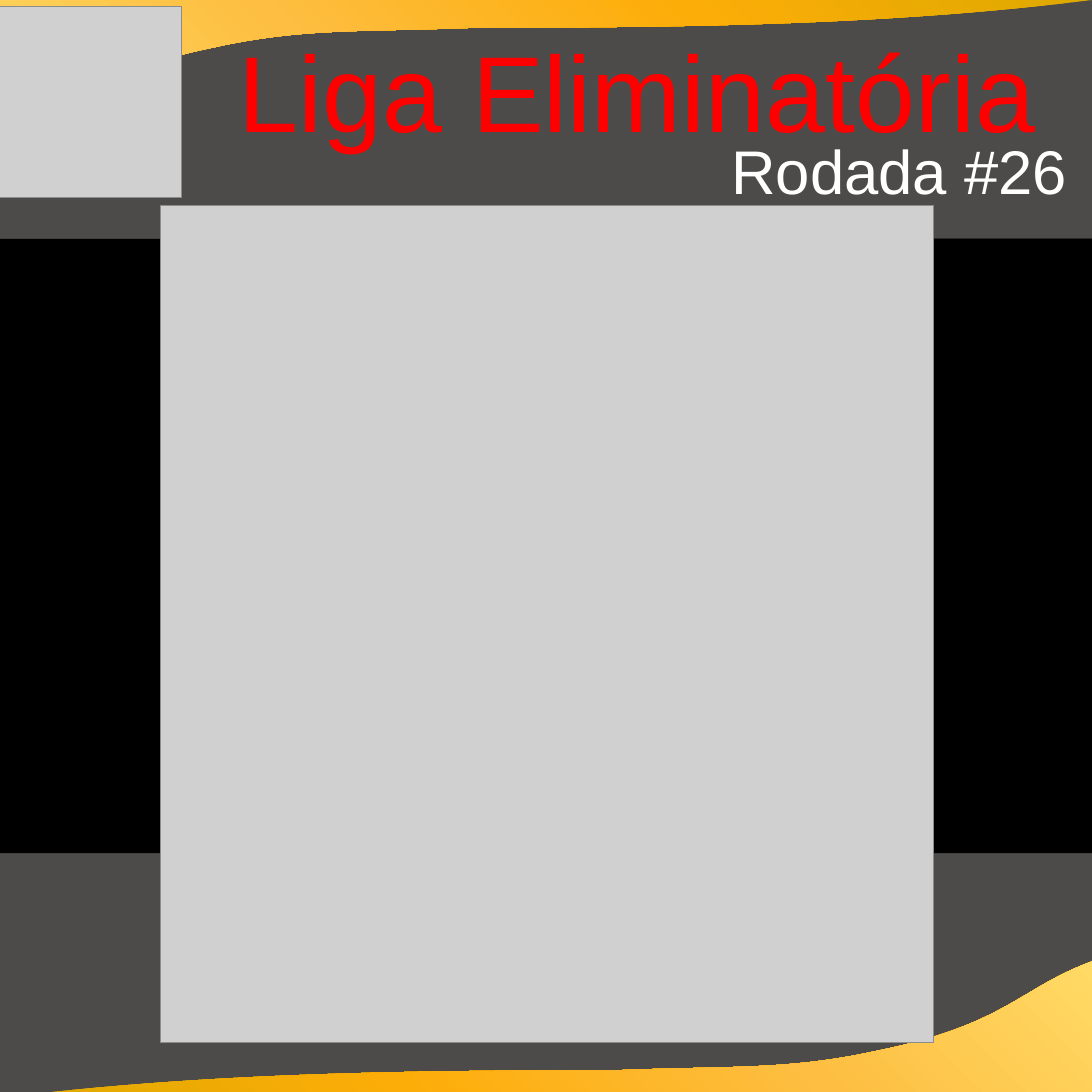
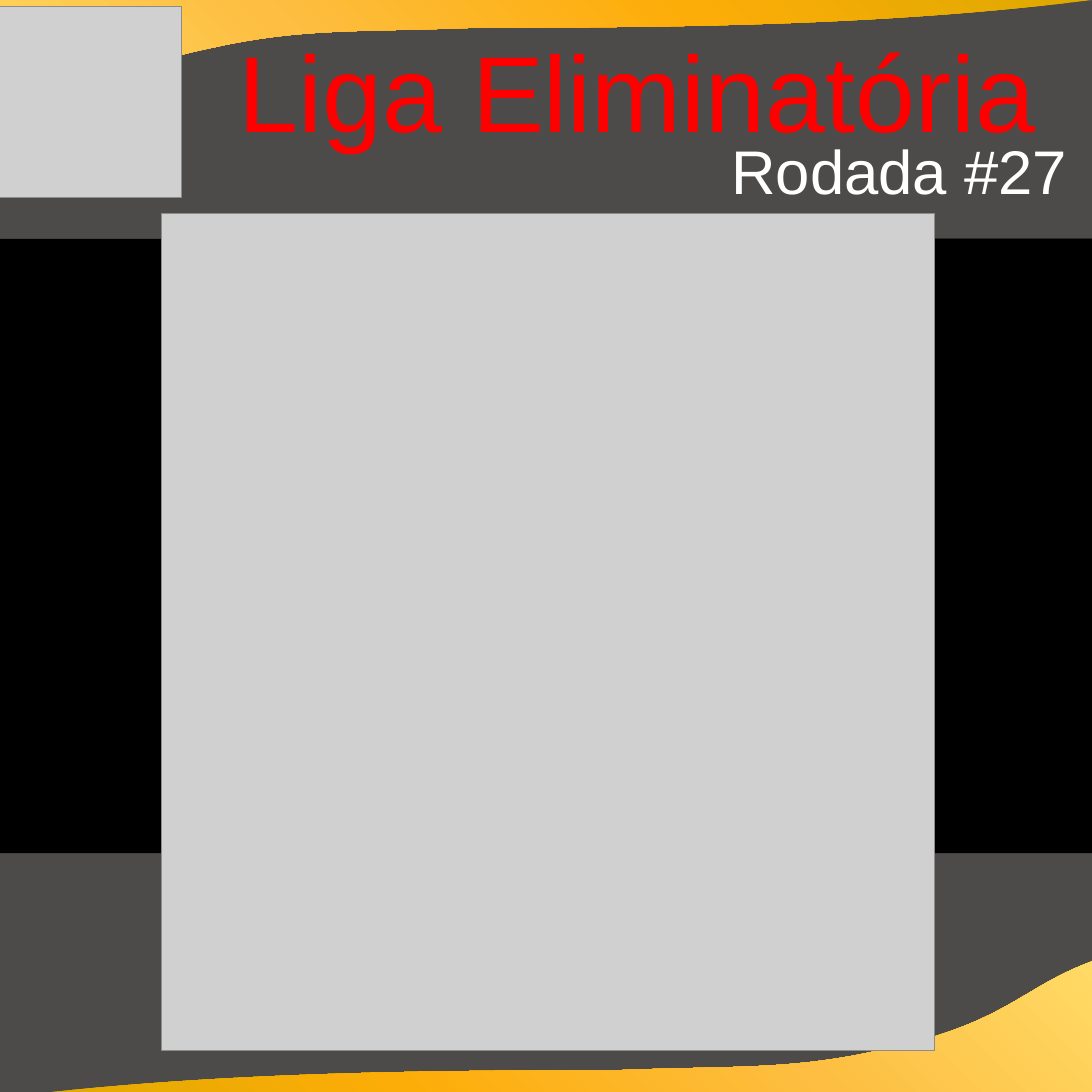
Before and after one commit to cknakayama/automacao_ligaroletarussa2021, a slide deck: slide 9 of Informativos.pptx. Drawn at 1092x1092 pixels with LibreOffice and Linux fonts; fonts in the diff are those of the drawing; grey boxes stand for pictures; background and template pictures are left out. Boxes give left, top, right and bottom in pixels: in the first picture for what was removed or moved away, otherwise in the second. Text is boxed around its words. In the diff, an @@ line names an element or a change of style, - is before the commit and + after.

Commit message:
rodada 27

```diff
--- a/Informativos.pptx
+++ b/Informativos.pptx
@@ text at [731, 149, 1067, 195]: text changed @@
-Rodada #26
+Rodada #27
@@ picture: place and size @@
-picture at [160, 205, 933, 1043]
+picture at [162, 214, 935, 1051]
```
Also in this commit, not shown: 3 other slides changed, 4 other files.
